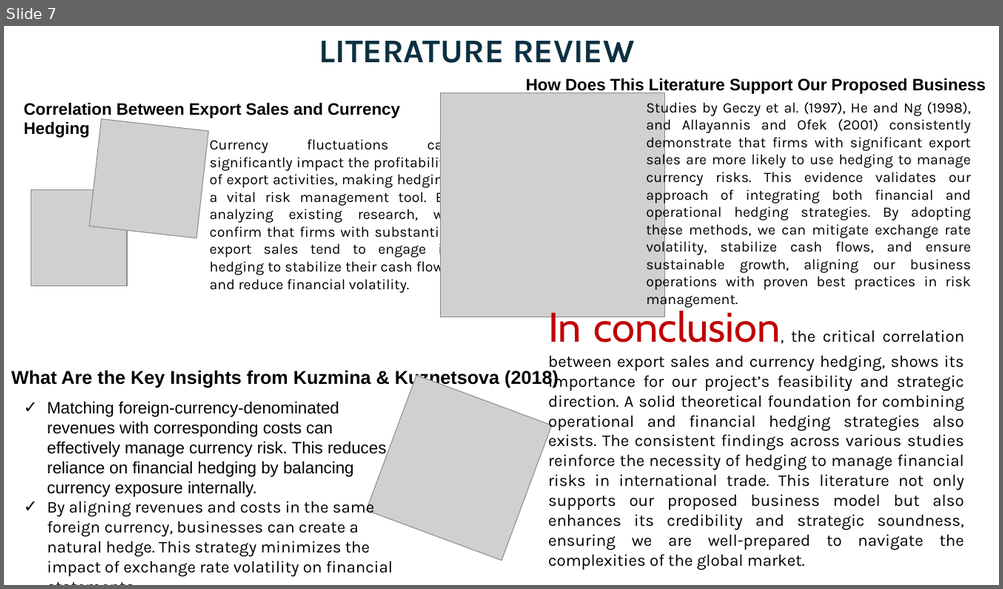
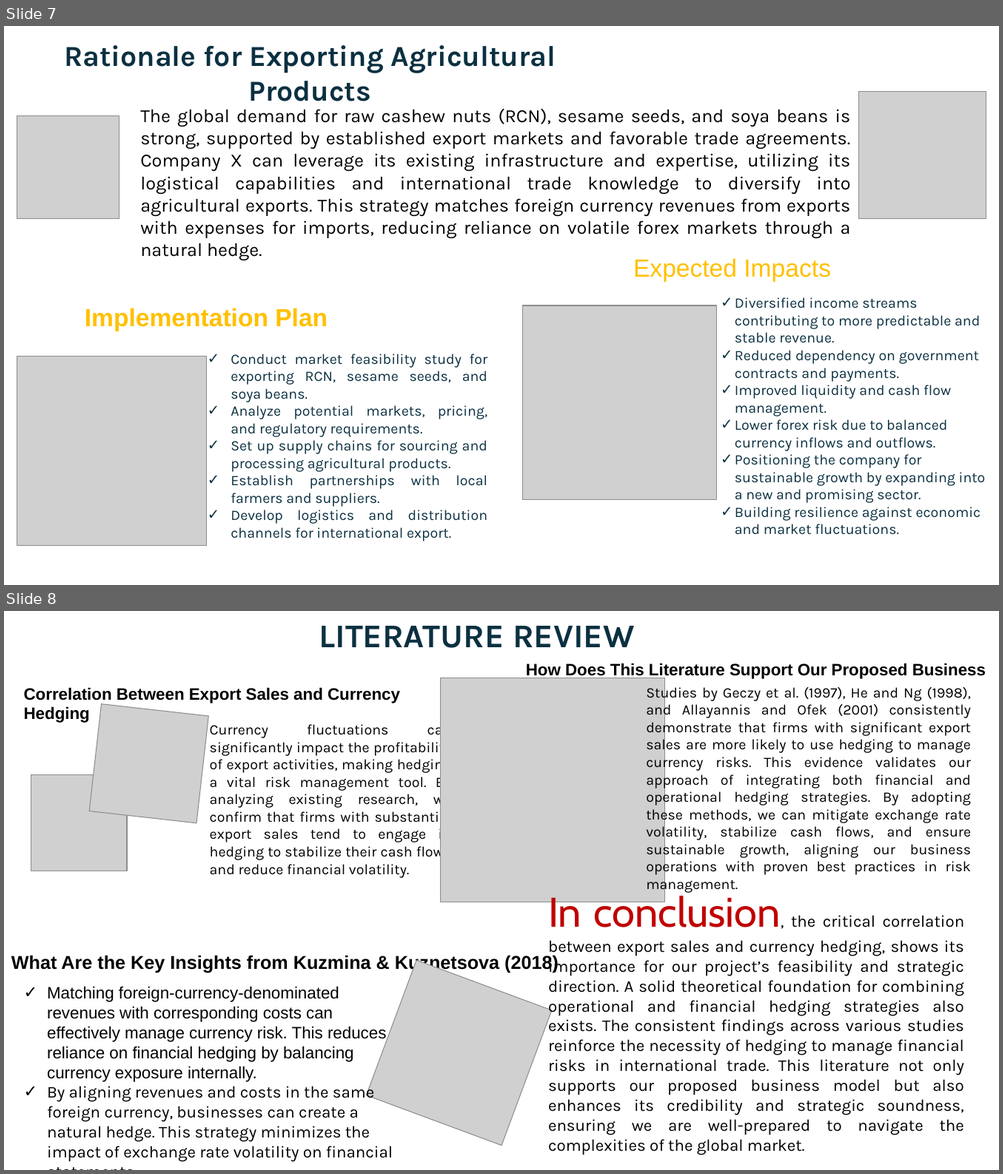
Before and after one commit to Gbekoilias/SustainableBusinessExpansion, a slide deck: Diversification Strategy for Government Construction.pptx. Shown one above the other, each under a label of ours: slide 7 before the commit, slides 7 and 8 after it. The pictures are 1003x589 and 1003x1174 pixels, drawn with LibreOffice and Linux fonts; fonts in the diff are those of the drawing; grey boxes stand for pictures. Boxes give left, top, right and bottom in pixels: in the first picture for what was removed or moved away, otherwise in the second. Text is boxed around its words. In the diff, an @@ line names an element or a change of style, - is before the commit and + after.

```diff
--- a/Diversification Strategy for Government Construction.pptx
+++ b/Diversification Strategy for Government Construction.pptx
@@ slide 7 added at (x1=4, y1=26, x2=999, y2=585), background #FFFFFF @@
@@ text added at (x1=64, y1=45, x2=556, y2=101), 28 pt, text #0B3041, bold @@
+Rationale for Exporting Agricultural Products
@@ picture added at (x1=858, y1=92, x2=986, y2=219) @@
@@ text added at (x1=140, y1=109, x2=851, y2=239), 18 pt, text #000000 @@
+The global demand for raw cashew nuts (RCN), sesame seeds, and soya beans is strong, supported by established export markets and favorable trade agreements. Company X can leverage its existing infrastructure and expertise, utilizing its logistical capabilities and international trade knowledge to diversify into agricultural exports. This strategy matches foreign currency revenues from exports with expenses for imports, reducing reliance on volatile forex markets through a natural hedge.
@@ picture added at (x1=17, y1=116, x2=119, y2=218) @@
@@ text added at (x1=633, y1=258, x2=831, y2=282), 24 pt, text #FFC000 @@
+Expected Impacts
@@ text added at (x1=85, y1=308, x2=327, y2=332), 24 pt, text #FFC000, bold @@
+Implementation Plan
@@ picture added at (x1=523, y1=306, x2=717, y2=500) @@
@@ text added at (x1=734, y1=298, x2=985, y2=535), 14 pt, text #0B3041 @@
+✓ Diversified income streams contributing to more predictable and stable revenue.
+✓ Reduced dependency on government contracts and payments.
+✓ Improved liquidity and cash flow management.
+✓ Lower forex risk due to balanced currency inflows and outflows.
+✓ Positioning the company for sustainable growth by expanding into a new and promising sector.
+✓ Building resilience against economic and market fluctuations.
@@ picture added at (x1=17, y1=357, x2=207, y2=546) @@
@@ text added at (x1=230, y1=354, x2=488, y2=542), 14 pt, text #0B3041 @@
+✓ Conduct market feasibility study for exporting RCN, sesame seeds, and soya beans.
+✓ Analyze potential markets, pricing, and regulatory requirements.
+✓ Set up supply chains for sourcing and processing agricultural products.
+✓ Establish partnerships with local farmers and suppliers.
+✓ Develop logistics and distribution channels for international export.
@@ what was slide 7 is now slide 8 @@
```
Also in this commit, not shown: 2 slides changed, 6 other slides added, 2 slides removed, 5 other files.
